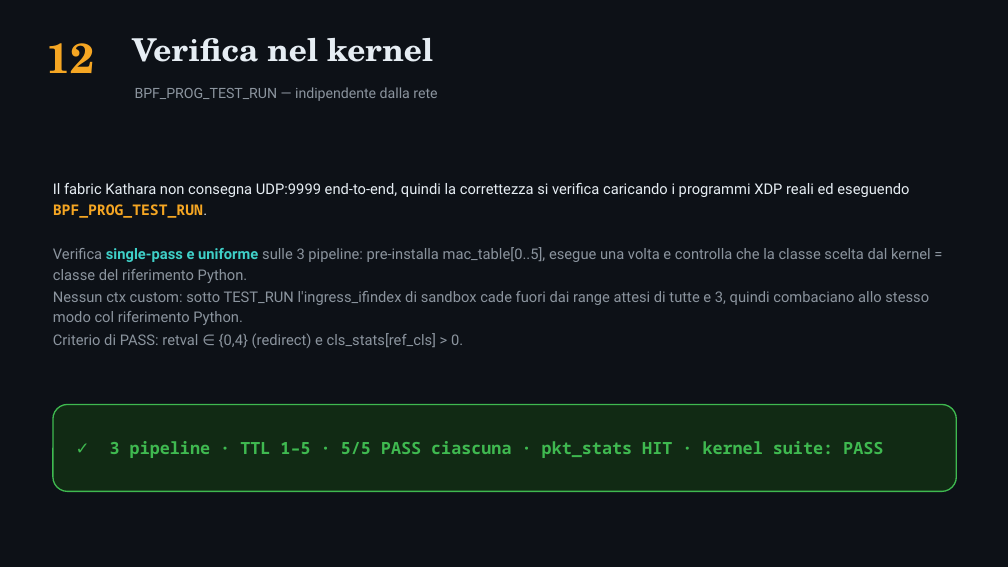
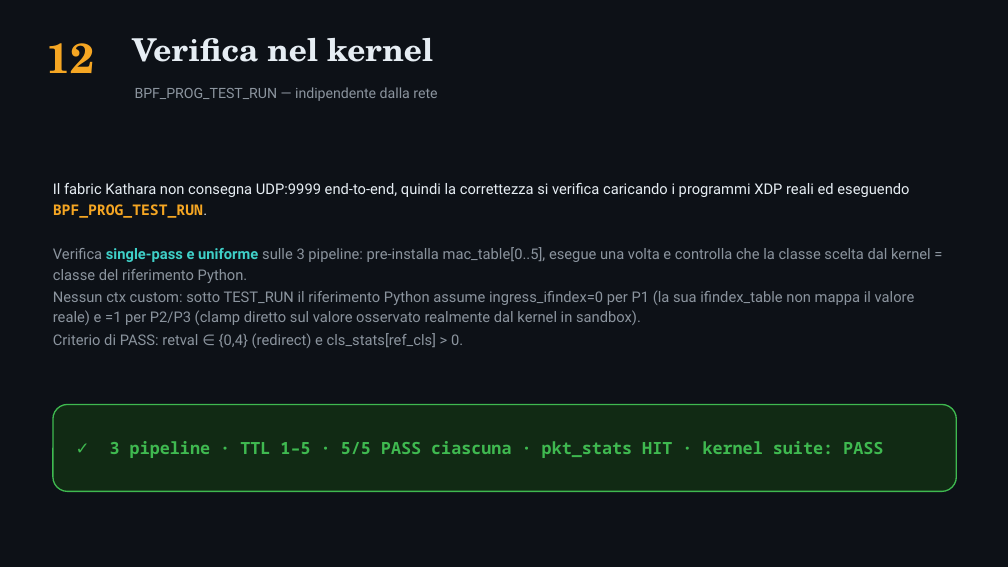
Before and after one commit to ettore-cantile/ipa_lab, a slide deck: slide 13 of docs/IPA_eBPF_pipelines.pptx. Drawn at 1008x567 pixels with LibreOffice and Linux fonts; fonts in the diff are those of the drawing. Boxes give left, top, right and bottom in pixels: in the first picture for what was removed or moved away, otherwise in the second. Text is boxed around its words. In the diff, an @@ line names an element or a change of style, - is before the commit and + after.

```diff
--- a/docs/IPA_eBPF_pipelines.pptx
+++ b/docs/IPA_eBPF_pipelines.pptx
@@ text at bbox=[53, 291, 915, 325]: text changed @@
-Nessun ctx custom: sotto TEST_RUN l'ingress_ifindex di sandbox cade fuori dai range attesi di tutte e 3, quindi combaciano allo stesso modo col riferimento Python.
+Nessun ctx custom: sotto TEST_RUN il riferimento Python assume ingress_ifindex=0 per P1 (la sua ifindex_table non mappa il valore reale) e =1 per P2/P3 (clamp diretto sul valore osservato realmente dal kernel in sandbox).
```
Also in this commit, not shown: 6 other slides changed.
